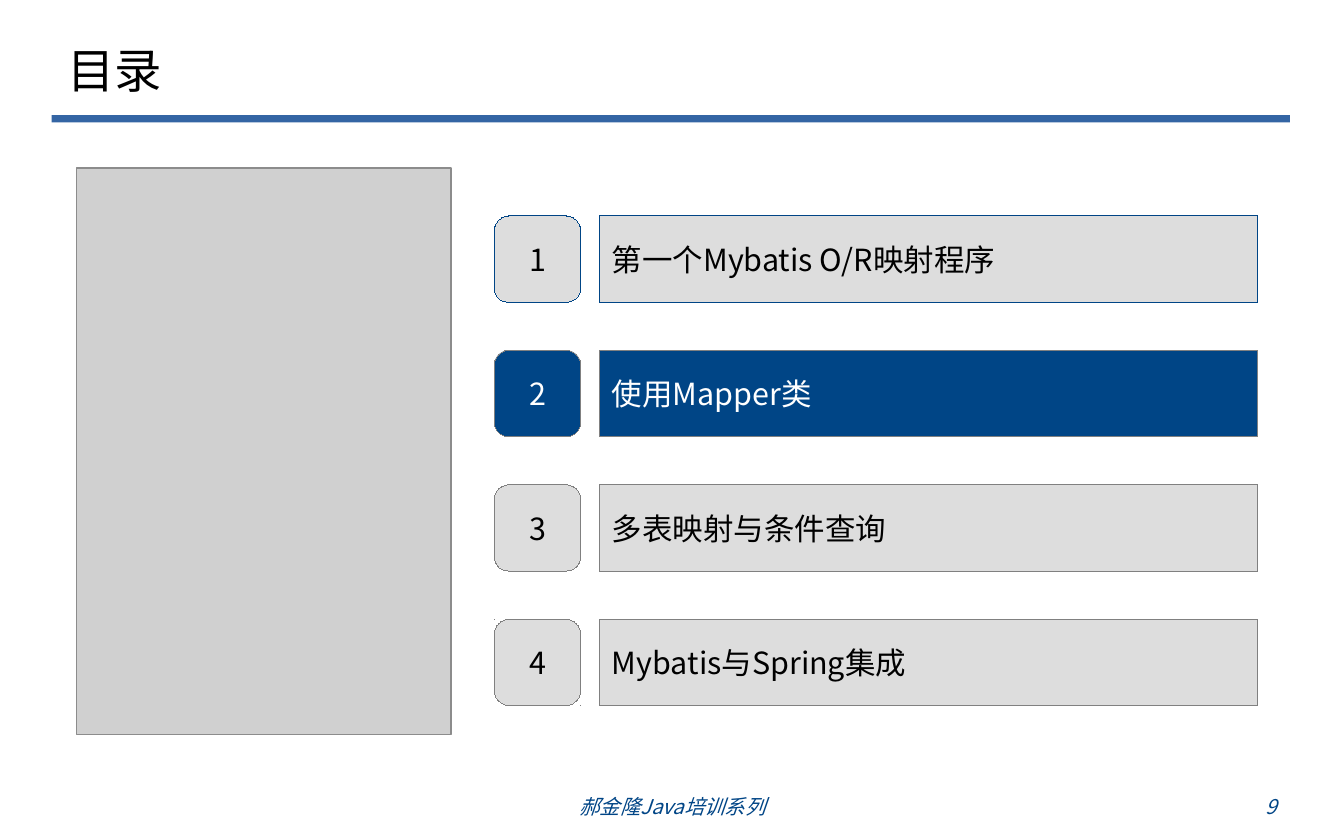
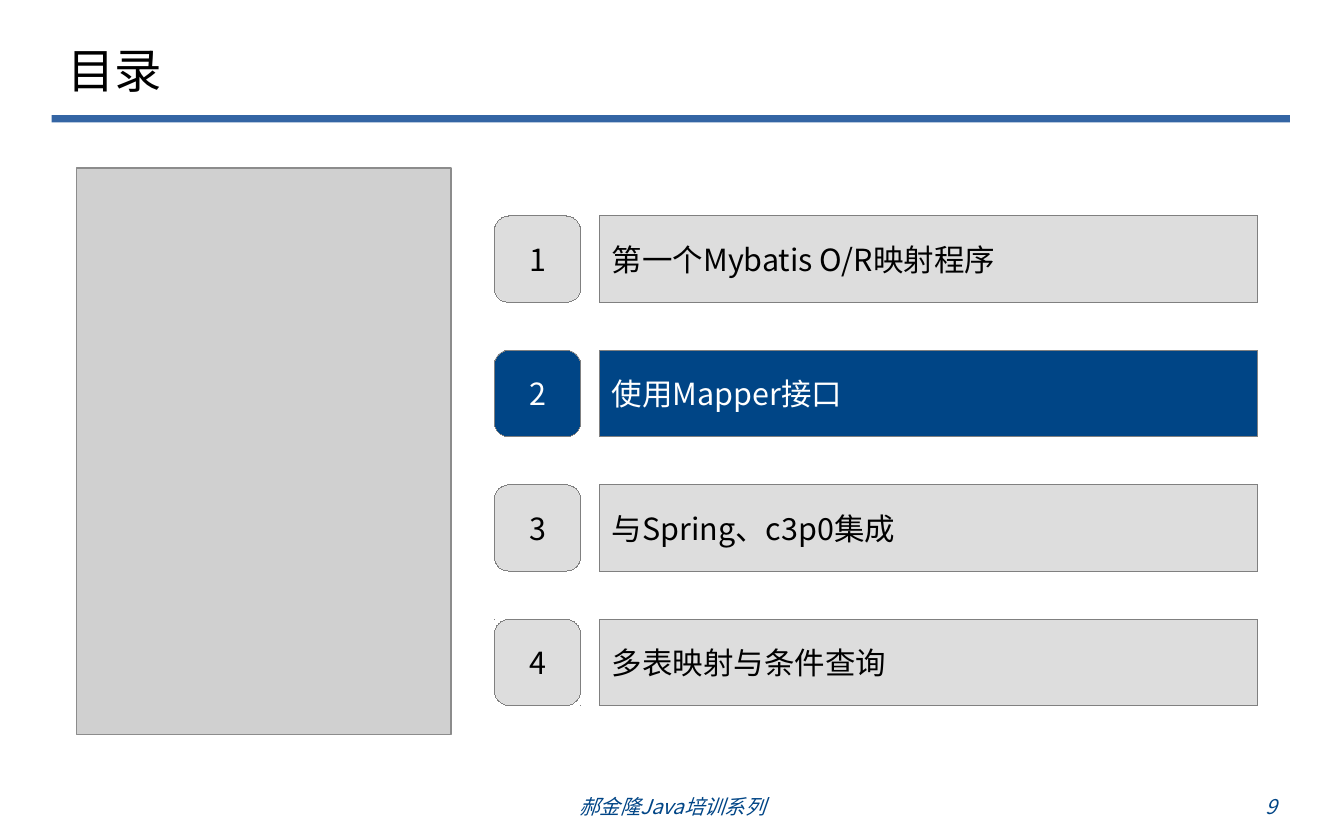
Before and after one commit to haojinlong/trainning, a slide deck: slide 9 of doc/odp/郝金隆JavaEE基础培训1：mybatis培训.odp. Drawn at 1344x840 pixels with LibreOffice and Linux fonts; fonts in the diff are those of the drawing; grey boxes stand for pictures; background and template pictures are left out. Boxes give left, top, right and bottom in pixels: in the first picture for what was removed or moved away, otherwise in the second. Text is boxed around its words. In the diff, an @@ line names an element or a change of style, - is before the commit and + after.

```diff
--- a/doc/odp/郝金隆JavaEE基础培训1：mybatis培训.odp
+++ b/doc/odp/郝金隆JavaEE基础培训1：mybatis培训.odp
@@ rounded rectangle "1" at [495, 216, 582, 302]: outline #004586 0 pt to #808080 0 pt @@
@@ rectangle "第一个Mybatis O/R映射程序" at [600, 216, 1257, 302]: outline #004586 0 pt to #808080 0 pt @@
@@ text in rectangle at [612, 379, 842, 412]: text changed @@
-使用Mapper类
+使用Mapper接口
@@ text in rectangle at [612, 514, 895, 548]: text changed @@
-多表映射与条件查询
+与Spring、c3p0集成
@@ text in freeform shape at [612, 648, 886, 677]: text changed @@
-Mybatis与Spring集成
+多表映射与条件查询
```
Also in this commit, not shown: 4 other slides changed, 3 slides added.
